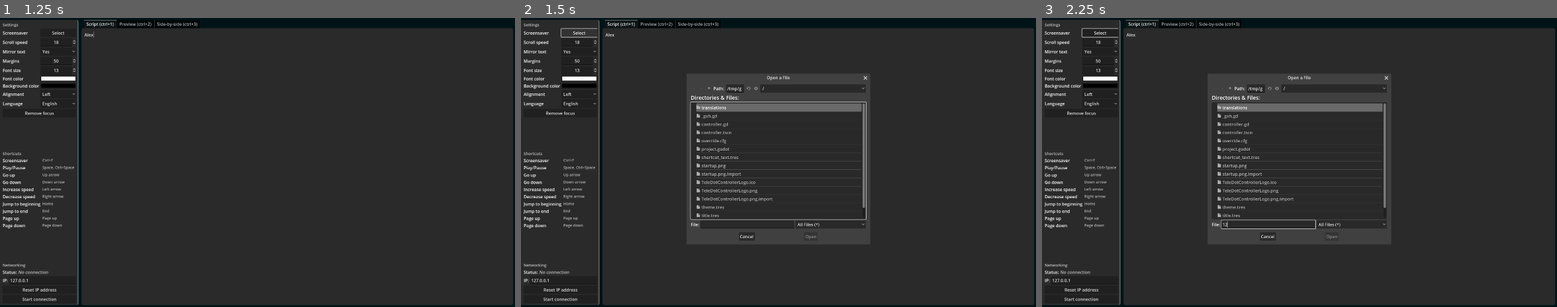
Above: before the commit, frames 1-3 (left to right).
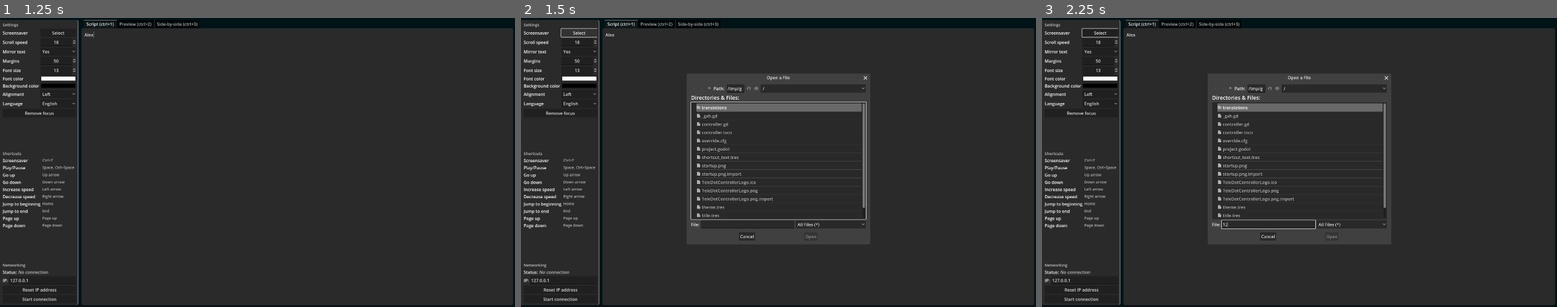
Above: after the commit, the same moments.

Repository: VoylinsGamedevJourney/teledot
Game: Godot game, scene res://controller.tscn
Two runs of this game, one before a commit and one after it. Both use one fixed random seed, a clock stepped at 60 frames per second and the inputs below.
Inputs (mouse positions are in pixels of both pictures, inside the frame that each line leads up to):
- Up to frame 1 (1.25 s): click (298, 165) at 0.52 s; type "Alex" at 0.6 s
- Up to frame 2 (1.5 s): click "Select" at 1.25 s
- Up to frame 3 (2.25 s): click (1268, 223) at 2.02 s; type "12" at 2.1 s

Frame 1 is identical in both runs. In frame 2, 0.8% of the frame differs, in the area x 32-49%, y 23-77%; in frame 3, 0.7%.

Commit message:
Version 1.3

Diff:
--- a/src_controller/version.json
+++ b/src_controller/version.json
@@ -2,7 +2,7 @@
 	"latest_stable": {
 		"major": 1,
 		"minor": 1,
-		"patch": 1
+		"patch": 2
 	},
 	"current": {
 		"major": 1,
Not shown: 1 places in src_controller/controller.tscn that only renumber resources
